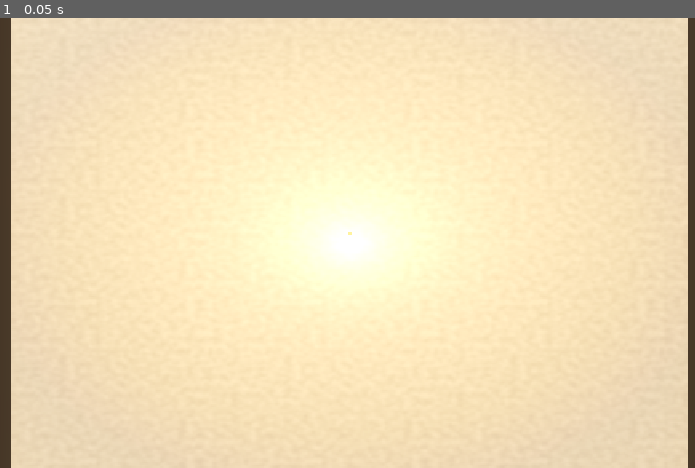
Above: before the commit, frame 1.
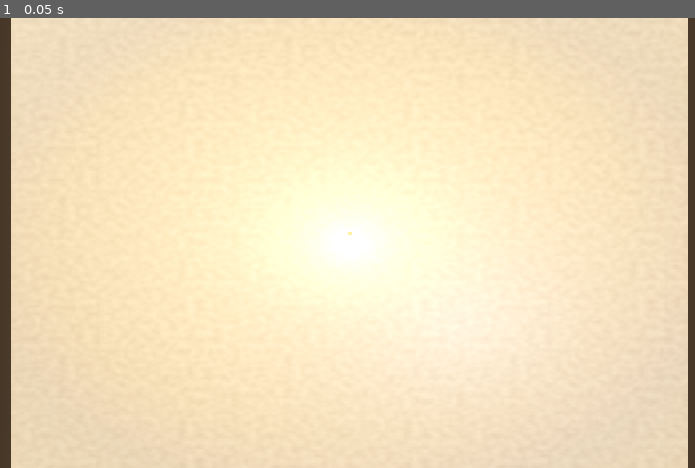
Above: after the commit, the same moment.

Repository: DaRipper91/storyforge
Game: Godot game, scene res://scenes/Tabletop.tscn
Same seed, same stepped clock (60 frames per second), same inputs: the game is played once before the commit and once after it. This scene is started directly instead of the project's main scene.
Inputs:
- Up to frame 1 (0.05 s): no input

The runs differ from the first frame. In frame 1, 2.4% of the frame differs, in the area x 58-77%, y 58-78%.

Commit message:
Feat: Full 3D dungeon and character minis
- _rebuild_room(): generates BoxMesh walls (h=2.5), floor tiles, door frames,
  and hazard tiles from room grid data each time the current room changes
- Ground plane hidden when room data is present; shown as fallback
- Camera auto-centers and scales zoom to fit room dimensions
- spawn_miniature(): replaces Sprite3D billboards with CapsuleMesh body +
  SphereMesh head; emissive material color-coded by race group
  (Cosmic=blue, Primal=green, Eldritch=purple, Mechanical=orange, Humanoid=warm)
- Shared materials built once in _build_materials() and reused across all tiles
- Add cool-toned FillLight (OmniLight3D) to scene for depth on wall sides
- MINI_Y = 0.05 so characters stand on top of floor tiles

Co-Authored-By: Claude Sonnet 4.6 <noreply@anthropic.com>

Diff:
--- a/godot/scenes/Tabletop.tscn
+++ b/godot/scenes/Tabletop.tscn
@@ -101,3 +101,10 @@
 directional_shadow_blend_splits = true
 
 [node name="ParticlesRoot" type="Node3D" parent="."]
+
+[node name="FillLight" type="OmniLight3D" parent="."]
+transform = Transform3D(1, 0, 0, 0, 1, 0, 0, 0, 1, 5, 3.5, 5)
+light_color = Color(0.4, 0.45, 0.6, 1)
+light_energy = 0.9
+omni_range = 20.0
+shadow_enabled = false
--- a/godot/scripts/Tabletop.gd
+++ b/godot/scripts/Tabletop.gd
@@ -7,13 +7,47 @@
 
 # ─── Miniatures ─────────────────────────────────────────────────────
 var _miniatures: Dictionary = {}
-const CELL_SIZE  = 1.0
-const MINI_HEIGHT = 1.0
+const CELL_SIZE   = 1.0
+const MINI_Y      = 0.05   # sits on top of floor tile
+
+# ─── Dungeon geometry ───────────────────────────────────────────────
+var _dungeon_root: Node3D = null
+var _current_room_id: String = ""
+
+# Shared materials (created once, reused)
+var _mat_wall:    StandardMaterial3D = null
+var _mat_floor:   StandardMaterial3D = null
+var _mat_door:    StandardMaterial3D = null
+var _mat_hazard:  StandardMaterial3D = null
+
+# Race group → emissive color for miniature glow
+const RACE_COLORS: Dictionary = {
+	"Cosmic":    Color(0.2, 0.4, 1.0),
+	"Primal":    Color(0.1, 0.8, 0.2),
+	"Eldritch":  Color(0.7, 0.1, 0.9),
+	"Mechanical":Color(1.0, 0.5, 0.1),
+	"Humanoid":  Color(1.0, 0.85, 0.6),
+}
+const RACE_GROUP: Dictionary = {
+	"voidwraith": "Cosmic",  "nullshade": "Cosmic",  "iron_locust": "Cosmic",
+	"embervein":  "Cosmic",  "riftwalker":"Cosmic",
+	"solar_lord": "Primal",  "thornmimic":"Primal",  "cinderkin":  "Primal",
+	"deep_tyrant":"Primal",  "grimcrow":  "Primal",
+	"bloodweaver":"Eldritch","dreamhusk": "Eldritch","bonedrifter":"Eldritch",
+	"mindspider": "Eldritch","chaosling":  "Eldritch",
+	"ironveil":   "Mechanical","forgespawn":"Mechanical","cinderplate":"Mechanical",
+	"hexgear":    "Mechanical","wirewraith":"Mechanical",
+	"ashenborn":  "Humanoid","hollowsong":"Humanoid","stonehide":  "Humanoid",
+	"thornback":  "Humanoid","frostkin":  "Humanoid","embercrest": "Humanoid",
+	"duskmantle": "Humanoid","tidecaller":"Humanoid","ashwarden":  "Humanoid",
+	"ironblood":  "Humanoid","verdant":   "Humanoid","stormborn":  "Humanoid",
+	"cinderfall": "Humanoid","rootbound":  "Humanoid","veilborn":  "Humanoid",
+}
 
 # ─── Camera gimbal ──────────────────────────────────────────────────
-var _cam_yaw:      float = 0.0       # degrees — 0 = looking along -Z
-var _cam_pitch:    float = -45.0     # degrees — matches original isometric
-var _cam_distance: float = 14.14    # sqrt(10²+10²), matches original
+var _cam_yaw:      float = 0.0
+var _cam_pitch:    float = -45.0
+var _cam_distance: float = 14.14
 var _cam_target:   Vector3 = Vector3.ZERO
 var _is_orbiting:  bool = false
 var _last_mouse:   Vector2 = Vector2.ZERO
@@ -23,12 +57,22 @@
 var _flicker_t: float = 0.0
 
 # ─── Particle scenes ────────────────────────────────────────────────
-var _paradox_scene:    PackedScene = null
+var _paradox_scene:     PackedScene = null
 var _magic_burst_scene: PackedScene = null
 
+
 # ─── Lifecycle ──────────────────────────────────────────────────────
 
 func _ready():
+	_build_materials()
+
+	_dungeon_root = Node3D.new()
+	_dungeon_root.name = "DungeonRoot"
+	add_child(_dungeon_root)
+
+	# Hide flat ground until we have room data; show it as fallback
+	ground_mesh.visible = true
+
 	var pc = get_node_or_null("/root/PythonClient")
 	if pc:
 		pc.state_updated.connect(_on_state_updated)
@@ -47,9 +91,33 @@
 	AudioManager.play_ambient("res://assets/audio/ambient_keep.wav")
 
 
+func _build_materials():
+	_mat_wall = StandardMaterial3D.new()
+	_mat_wall.albedo_color = Color(0.28, 0.25, 0.22)
+	_mat_wall.roughness = 0.9
+	_mat_wall.metallic = 0.0
+
+	_mat_floor = StandardMaterial3D.new()
+	_mat_floor.albedo_color = Color(0.55, 0.50, 0.44)
+	_mat_floor.roughness = 0.85
+
+	_mat_door = StandardMaterial3D.new()
+	_mat_door.albedo_color = Color(0.45, 0.28, 0.12)
+	_mat_door.roughness = 0.75
+	_mat_door.emission_enabled = true
+	_mat_door.emission = Color(0.5, 0.3, 0.0)
+	_mat_door.emission_energy_multiplier = 0.6
+
+	_mat_hazard = StandardMaterial3D.new()
+	_mat_hazard.albedo_color = Color(0.6, 0.1, 0.0)
+	_mat_hazard.roughness = 0.8
+	_mat_hazard.emission_enabled = true
+	_mat_hazard.emission = Color(1.0, 0.1, 0.0)
+	_mat_hazard.emission_energy_multiplier = 0.8
+
+
 func _process(delta: float):
 	_flicker_t += delta
-	# Two overlapping sine waves give organic irregular flicker
 	var flicker = sin(_flicker_t * 7.3) * 0.09 + sin(_flicker_t * 13.7) * 0.05
 	table_lantern.light_energy = _LANTERN_BASE + flicker
 
@@ -77,7 +145,6 @@
 		_last_mouse = event.position
 		_update_camera()
 
-	# R = reset to default isometric view
 	if event is InputEventKey and event.pressed and event.keycode == KEY_R:
 		_cam_yaw      = 0.0
 		_cam_pitch    = -45.0
@@ -99,13 +166,93 @@
 	camera.look_at(_cam_target, Vector3.UP)
 
 
+# ─── Dungeon geometry ───────────────────────────────────────────────
+
+func _rebuild_room(state: Dictionary):
+	var room_id: String = state.get("current_room_id", "")
+	if room_id == _current_room_id:
+		return
+	_current_room_id = room_id
+
+	# Clear previous geometry
+	for child in _dungeon_root.get_children():
+		child.queue_free()
+
+	var rooms = state.get("rooms", {})
+	if not room_id in rooms:
+		ground_mesh.visible = true
+		return
+
+	ground_mesh.visible = false
+
+	var room: Dictionary = rooms[room_id]
+	var w: int = room.get("width", 10)
+	var h: int = room.get("height", 10)
+	var cells: Array = room.get("cells", [])
+
+	var wall_mesh   = BoxMesh.new()
+	wall_mesh.size  = Vector3(CELL_SIZE, 2.5, CELL_SIZE)
+
+	var floor_mesh  = BoxMesh.new()
+	floor_mesh.size = Vector3(CELL_SIZE, 0.12, CELL_SIZE)
+
+	var door_mesh   = BoxMesh.new()
+	door_mesh.size  = Vector3(CELL_SIZE * 0.6, 2.2, 0.12)
+
+	var hazard_mesh = BoxMesh.new()
+	hazard_mesh.size = Vector3(CELL_SIZE, 0.12, CELL_SIZE)
+
+	for y in range(h):
+		for x in range(w):
+			var idx = y * w + x
+			var cell: Dictionary = cells[idx] if idx < cells.size() else {}
+			var terrain: String = cell.get("terrain", "floor")
+			var wx: float = x * CELL_SIZE
+			var wz: float = y * CELL_SIZE
+
+			var inst = MeshInstance3D.new()
+			match terrain:
+				"wall":
+					inst.mesh = wall_mesh
+					inst.material_override = _mat_wall
+					inst.position = Vector3(wx, 1.25, wz)
+				"door":
+					# Floor tile under the door
+					var floor_inst = MeshInstance3D.new()
+					floor_inst.mesh = floor_mesh
+					floor_inst.material_override = _mat_floor
+					floor_inst.position = Vector3(wx, -0.06, wz)
+					_dungeon_root.add_child(floor_inst)
+					# Door frame
+					inst.mesh = door_mesh
+					inst.material_override = _mat_door
+					inst.position = Vector3(wx, 1.1, wz)
+				"hazard":
+					inst.mesh = hazard_mesh
+					inst.material_override = _mat_hazard
+					inst.position = Vector3(wx, -0.06, wz)
+				_:
+					inst.mesh = floor_mesh
+					inst.material_override = _mat_floor
+					inst.position = Vector3(wx, -0.06, wz)
+
+			_dungeon_root.add_child(inst)
+
+	# Center camera on room
+	_cam_target = Vector3((w - 1) * CELL_SIZE * 0.5, 0.0, (h - 1) * CELL_SIZE * 0.5)
+	_cam_distance = max(w, h) * 0.9 + 4.0
+	_update_camera()
+
+
 # ─── State / miniatures ─────────────────────────────────────────────
 
 func _on_state_updated(new_state: Dictionary):
+	_rebuild_room(new_state)
+
 	var characters = new_state.get("characters", [])
 	for char_data in characters:
-		var cid:    String = char_data.get("id", "")
-		var pos            = char_data.get("position", {"x": 0, "y": 0})
+		var cid:     String = char_data.get("id", "")
+		var pos             = char_data.get("position", {"x": 0, "y": 0})
 		var race_id: String = char_data.get("race", "ashenborn")
 
 		if cid in _miniatures:
@@ -114,33 +261,60 @@
 			spawn_miniature(cid, Vector2(pos.x, pos.y), race_id)
 
 
-func spawn_miniature(character_id: String, grid_pos: Vector2, race_id: String) -> Sprite3D:
-	var sprite = Sprite3D.new()
-	sprite.billboard   = BaseMaterial3D.BILLBOARD_ENABLED
-	sprite.pixel_size  = 0.005
-	sprite.shaded      = true
-
-	var path = "res://assets/characters/" + race_id + ".png"
-	if ResourceLoader.exists(path):
-		sprite.texture = load(path)
-
-	sprite.position = _grid_to_world(grid_pos)
-	add_child(sprite)
-	_miniatures[character_id] = sprite
-	return sprite
+func spawn_miniature(character_id: String, grid_pos: Vector2, race_id: String) -> Node3D:
+	var root = Node3D.new()
+	root.name = "Mini_" + character_id
+
+	# Body — capsule
+	var body_inst = MeshInstance3D.new()
+	var body_mesh = CapsuleMesh.new()
+	body_mesh.radius = 0.18
+	body_mesh.height = 0.55
+	body_inst.mesh = body_mesh
+	body_inst.position = Vector3(0.0, 0.38, 0.0)
+
+	# Head — sphere
+	var head_inst = MeshInstance3D.new()
+	var head_mesh = SphereMesh.new()
+	head_mesh.radius = 0.15
+	head_mesh.height = 0.30
+	head_inst.mesh = head_mesh
+	head_inst.position = Vector3(0.0, 0.82, 0.0)
+
+	# Material — race-group color with emissive glow
+	var group: String = RACE_GROUP.get(race_id, "Humanoid")
+	var glow_color: Color = RACE_COLORS.get(group, Color(1.0, 0.85, 0.6))
+
+	var mat = StandardMaterial3D.new()
+	mat.albedo_color = glow_color.darkened(0.35)
+	mat.roughness = 0.6
+	mat.metallic = 0.15
+	mat.emission_enabled = true
+	mat.emission = glow_color
+	mat.emission_energy_multiplier = 0.9
+
+	body_inst.material_override = mat
+	head_inst.material_override = mat
+
+	root.add_child(body_inst)
+	root.add_child(head_inst)
+	root.position = _grid_to_world(grid_pos)
+	add_child(root)
+	_miniatures[character_id] = root
+	return root
 
 
 func _move_miniature(character_id: String, grid_pos: Vector2):
-	var sprite: Sprite3D = _miniatures[character_id]
+	var mini: Node3D = _miniatures[character_id]
 	var target = _grid_to_world(grid_pos)
 	var tween  = create_tween()
-	tween.tween_property(sprite, "position", target, 0.3).set_trans(Tween.TRANS_SINE)
+	tween.tween_property(mini, "position", target, 0.3).set_trans(Tween.TRANS_SINE)
 	spawn_magic_burst(target)
 	AudioManager.play_sfx("res://assets/audio/sfx_move.wav")
 
 
 func _grid_to_world(grid_pos: Vector2) -> Vector3:
-	return Vector3(grid_pos.x * CELL_SIZE, MINI_HEIGHT, grid_pos.y * CELL_SIZE)
+	return Vector3(grid_pos.x * CELL_SIZE, MINI_Y, grid_pos.y * CELL_SIZE)
 
 
 # ─── Particles ──────────────────────────────────────────────────────
